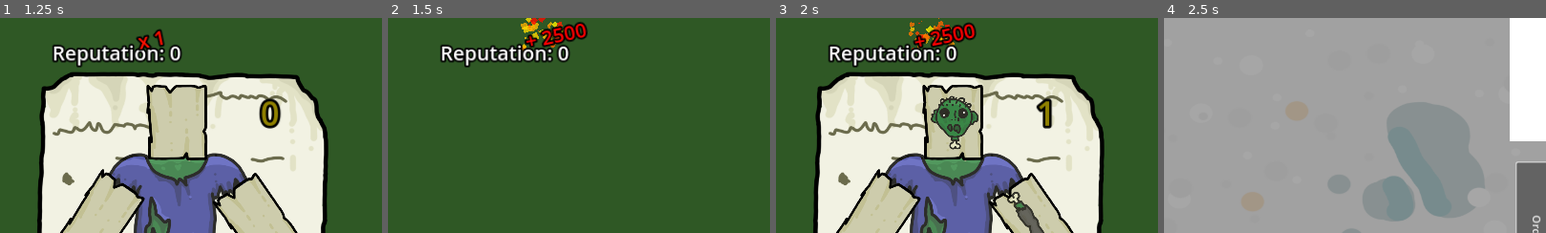
Above: before the commit, frames 1-4 (left to right).
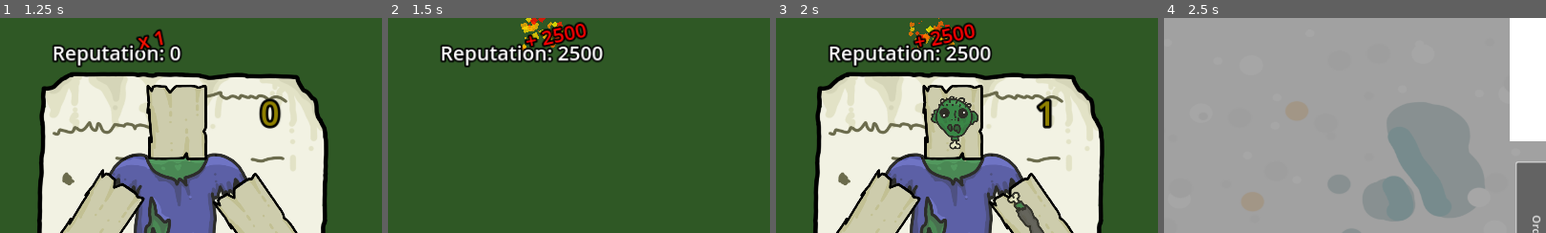
Above: after the commit, the same moments.

Repository: FakeAppleSauce/Minigame-Jam-Game
Game: Godot game, scene res://Scenes/home_page.tscn
Two runs of this game, one before a commit and one after it. Both use one fixed random seed, a clock stepped at 60 frames per second and the inputs below.
Inputs (mouse positions are % of the whole screen's width and height, from its top left):
- Up to frame 1 (1.25 s): click "Begin" at 0.5 s
- Up to frame 2 (1.5 s): click (13, 84) at 1.25 s
- Up to frame 3 (2 s): no input
- Up to frame 4 (2.5 s): click "Work Bench" at 2 s
The pictures show only the part of the screen within x 49-99%, y 0-50%; the shares and areas given below are measured in that part.

Frame 1 is identical in both runs. In frame 2, 0.8% of the frame differs, in the area x 44-57%, y 12-21%; in frame 3, 0.8%; in frame 4, nothing differs.

Commit message:
finalized tutorial + improvements

Diff:
--- a/Code/control.gd
+++ b/Code/control.gd
@@ -50,22 +50,23 @@
 
 	if Global.tutorialOn == true:
 		if Input.is_action_just_pressed("Dialogue"):
-			if Global.nextDialogue == "unlocked" && Global.currentDialogue != 34 and Global.currentDialogue != 43 and Global.currentDialogue != 51 and Global.currentDialogue != 58 and Global.currentDialogue < 65:
+			print(Global.currentDialogue)
+			if Global.nextDialogue == "unlocked" && Global.currentDialogue != 35 and Global.currentDialogue != 44 and Global.currentDialogue != 52 and Global.currentDialogue != 59 and Global.currentDialogue != 65 and Global.currentDialogue < 70:
 				speech_text.visible_ratio = 0
 				Global.currentDialogue += 1
 				speech_text.text = Global.dialogues[Global.currentDialogue]
 				speech_bubble.position = Global.dialoguePositions[Global.currentDialogue]
 
 				startNewDialogue()
-			elif Global.currentDialogue == 34:
-				speech_text.visible_ratio = 1
-				Global.currentDialogue = 35
-				speech_text.text = Global.dialogues[Global.currentDialogue]
-				speech_bubble.visible = false
-				Global.nextDialogue = "locked"
-				Global.nextSectionUnlocked = true
-
-			elif Global.currentDialogue == 43:
+			elif Global.currentDialogue == 35:
+				speech_text.visible_ratio = 1
+				Global.currentDialogue = 36
+				speech_text.text = Global.dialogues[Global.currentDialogue]
+				speech_bubble.visible = false
+				Global.nextDialogue = "locked"
+				Global.nextSectionUnlocked = true
+
+			elif Global.currentDialogue == 44:
 				speech_text.visible_ratio = 1
 				Global.currentDialogue = 45
 				speech_text.text = Global.dialogues[Global.currentDialogue]
@@ -73,7 +74,7 @@
 				Global.nextDialogue = "locked"
 				Global.nextSectionUnlocked = true
 
-			elif Global.currentDialogue == 51:
+			elif Global.currentDialogue == 52:
 				speech_text.visible_ratio = 1
 				Global.currentDialogue = 53
 				speech_text.text = Global.dialogues[Global.currentDialogue]
@@ -81,13 +82,27 @@
 				Global.nextDialogue = "locked"
 				Global.nextSectionUnlocked = true
 
-			elif Global.currentDialogue == 58:
-				speech_text.visible_ratio = 1
-				Global.currentDialogue = 59
-				speech_text.text = Global.dialogues[Global.currentDialogue]
-				speech_bubble.visible = false
-				Global.nextDialogue = "locked"
-				Global.nextSectionUnlocked = true
+			elif Global.currentDialogue == 59:
+				speech_text.visible_ratio = 1
+				Global.currentDialogue = 60
+				speech_text.text = Global.dialogues[Global.currentDialogue]
+				speech_bubble.visible = false
+				Global.nextDialogue = "locked"
+				Global.nextSectionUnlocked = true
+
+			elif Global.currentDialogue == 65:
+				speech_text.visible_ratio = 1
+				Global.currentDialogue = 66
+				speech_text.text = Global.dialogues[Global.currentDialogue]
+				speech_bubble.visible = false
+				Global.nextDialogue = "locked"
+				Global.nextSectionUnlocked = true
+
+			elif Global.currentDialogue == 70:
+				speech_bubble.visible = false
+				Global.nextDialogue = "locked"
+				Global.nextSectionUnlocked = true
+
 
 
 
@@ -139,40 +154,48 @@
 			for j in 5:
 				pass
 
-	if goods == 5:
-		if Global.orderNumber != 0 && Global.orderNumber != 5 && Global.orderNumber != 9 && Global.orderNumber != 13 && Global.orderNumber != 17:
+	if goods >= 5:
+		if Global.orderNumber != 0 && Global.orderNumber != 5 && Global.orderNumber != 9 && Global.orderNumber != 13 && Global.orderNumber != 17 && Global.orderNumber != 24 or Global.tutorialOn == false:
 			Global.repAmount += round(50 * order_screen.repMultiplier)
+			if round(50 * order_screen.repMultiplier) < 0:
+				Global.infractions = 5
+
 			if Global.orderNumber == 1:
 				Global.repAmount -= 1
 			change_counters("rep")
-		else:
+
+
+		elif Global.orderNumber == 0:
 			Global.repAmount = 1
+
 		Global.orderNumber += 1
 
 
-		if Global.orderNumber == 5 or Global.orderNumber == 9 or Global.orderNumber == 13 or Global.orderNumber == 17:
-			Global.nextDialogue = "unlocked"
-			speech_bubble.visible = true
-			startNewDialogue()
-			Global.currentOrder["head"] = "null"
-			Global.currentOrder["leftArm"] = "null"
-			Global.currentOrder["leftFoot"] = "null"
-			Global.currentOrder["rightFoot"] = "null"
-			if Global.orderNumber == 5:
-				Global.currentOrder["rightArm"] = "grow"
-			elif Global.orderNumber == 9:
-				Global.currentOrder["rightArm"] = "metal"
-			elif Global.orderNumber == 13:
-				Global.currentOrder["rightArm"] = "duplicate"
-			elif Global.orderNumber == 17:
-				Global.currentOrder["rightArm"] = "animal"
-
-
-		else:
-			goods = 0
-			order_screen._on_rep_timer_timeout()
-			order_screen.repMultiplier = 50
-			change_counters("repMultiplier")
+		if Global.tutorialOn == true:
+			if Global.orderNumber == 5 or Global.orderNumber == 9 or Global.orderNumber == 13 or Global.orderNumber == 17 or Global.orderNumber == 24:
+				Global.nextDialogue = "unlocked"
+				speech_bubble.visible = true
+				startNewDialogue()
+				Global.currentOrder["head"] = "null"
+				Global.currentOrder["leftArm"] = "null"
+				Global.currentOrder["leftFoot"] = "null"
+				Global.currentOrder["rightFoot"] = "null"
+				if Global.orderNumber == 5:
+					Global.currentOrder["rightArm"] = "grow"
+				elif Global.orderNumber == 9:
+					Global.currentOrder["rightArm"] = "metal"
+				elif Global.orderNumber == 13:
+					Global.currentOrder["rightArm"] = "duplicate"
+				elif Global.orderNumber == 17:
+					Global.currentOrder["rightArm"] = "animal"
+				elif Global.orderNumber == 24:
+					Global.currentOrder["rightArm"] = "null"
+
+
+		goods = 0
+		order_screen._on_rep_timer_timeout()
+		order_screen.repMultiplier = 50
+		change_counters("repMultiplier")
 		Global.createNewOrder()
 		await get_tree().create_timer(0.5).timeout
 		deleteAttachedLimbs.emit()
@@ -196,21 +219,21 @@
 		change_counters("infractions")
 		goods = 0
 
-		if Global.infractions >= 5:
-			Global.infractions = 0
-			Global.currentOrder = {
-				"head": "null",
-				"leftArm": "null",
-				"rightArm": "null",
-				"leftFoot": "null",
-				"rightFoot": "null"
-			}
-			Global.repAmount = 0
-			order_screen.repMultiplier = 0
-			Global.orderNumber = 0
-			Global.currentDialogue = 0
-			await get_tree().create_timer(0.1).timeout
-			get_tree().change_scene_to_file("res://Scenes/home_page.tscn")
+	if Global.infractions >= 5:
+		Global.infractions = 0
+		Global.currentOrder = {
+			"head": "null",
+			"leftArm": "null",
+			"rightArm": "null",
+			"leftFoot": "null",
+			"rightFoot": "null"
+		}
+		Global.repAmount = 0
+		order_screen.repMultiplier = 0
+		Global.orderNumber = 0
+		Global.currentDialogue = 0
+		await get_tree().create_timer(0.1).timeout
+		get_tree().change_scene_to_file("res://Scenes/home_page.tscn")
 
 
 
@@ -232,7 +255,11 @@
 		infraction_counter.self_modulate.r = 1 - 1.00/4 * (Global.infractions - 3)
 
 	elif counter == "repMultiplier":
-		rep_multiplier.text = "+ " + str(round(50 * order_screen.repMultiplier))
+		if order_screen.repMultiplier <= 0:
+			rep_multiplier.text = "- " + str(round(abs(50 * order_screen.repMultiplier)))
+		else:
+			rep_multiplier.text = "+ " + str(round(abs(50 * order_screen.repMultiplier)))
+
 		rep_multiplier.add_theme_color_override("font_color", Color(1, 1- 1.00/50 * (order_screen.repMultiplier), 1 - 1.00/50 * (order_screen.repMultiplier), 1))
 		multiplierCurrentShake = order_screen.repMultiplier/10
 		multiplier_particles.scale_amount_max = 10.0000/50 * order_screen.repMultiplier
--- a/Code/global.gd
+++ b/Code/global.gd
@@ -112,6 +112,7 @@
 	#Wait for input
 	"On your top right, you'll see a reputation counter.",
 	"The faster you finish up these orders, the more reputation you'll receive. Lets see how high you can you get",
+	"If your rep ever goes into the negatives, however, you will be fired. So DONT lets this happen",
 	"Finally, be careful. IF you attempt to send me any wrong order, you WILL get an infraction",
 	"Once you collect 5 of these, you will be terminated. So Dont.",
 	"Welp! besides that, you should know the basics, lets start off with some basic orders shall we?",
@@ -123,7 +124,7 @@
 	"Remember those needles I spoke of before? Well we're gonna need to start using them if we want a chance at stopping this.",
 	"If you go to your work bench real quick...",
 	"At the bottom of your screen, you will see an assortment of needles.",
-	"Right now, we're gonna start using the growing syrum. This is the blue one.",
+	"Right now, we're gonna start using the growing serum. This is the blue one.",
 	"This will enlarge the limb and make it stronger",
 	"All you have to do is click and drag a needle from the shelf below onto a limb for the limb to get the effect",
 	"Go ahead and attach this new limb to the right arm like the order paper I sent shows you",
@@ -134,25 +135,30 @@
 	"Ima start sending you orders for a new limb type.",
 	"This new limb type is the metal effect.",
 	"Hopefully these make the zombies stand up more against attacks.",
-	"The grey needle contains the syrum for this effect",
+	"The grey needle contains the serum for this effect",
 	"Go ahead and try it out and send me over the order I sent",
 	"Good work so far kid, but get ready for some big challenges coming up",
 	#duplicate intro 49
 	"AAAAAAAAAAAAAAAAAAAAAAH",
 	"*ahem* sorry kid, but these zombies are not even budging with these artificial zombies were making",
-	"I'm going to start testing out a very experimental syrum",
-	"In the purple needle, there is a duplication syrum",
-	"This syrum will multiply the amount of parts the limbs have",
+	"I'm going to start testing out a very experimental serum",
+	"In the purple needle, there is a duplication serum",
+	"This serum will multiply the amount of parts the limbs have",
 	"Hopefully this will make it harder to kill our zombie clones",
 	"Go ahead and fufill the practice order I sent you and get back to work",
 	#animal intro 56
 	"Ok kid. We're starting to get somewhere but we need that final blow",
-	"There is a 4th and final syrum I am going to test.",
+	"There is a 4th and final serum I am going to test.",
 	"It doesn't even have a name yet but it is in that orange needle",
 	"It makes the limb... I don't even know",
 	"it looks like the developer was too lazy to make a 4th texture but whatever",
-	"This is the strongest of the 4th syrums, go ahead and fufill this practice order with it and get back to work.",
+	"This is the strongest of the 4th serum, go ahead and fufill this practice order with it and get back to work.",
 	#exit
+	"AMAZING WORK KID",
+	"I knew I hired the right kid",
+	"Thanks to your help I was able to find the right zombie to contain the contamination with.",
+	"However, our work here is never done. If you would like, you can keep preparing bodies for the love of the game.",
+	"Your reputation has no bounds. Just go ahead and press that bell and start endless mode."
 ]
 
 var dialoguePositions = [
@@ -231,6 +237,27 @@
 
 	Vector2(14, 17),
 	Vector2(14, 17),
+	Vector2(14, 17),
+	Vector2(14, 17),
+	Vector2(14, 17),
+	Vector2(14, 17),
+	Vector2(14, 17),
+	Vector2(14, 17),
+	Vector2(14, 17),
+	Vector2(14, 17),
+	Vector2(14, 17),
+	Vector2(14, 17),
+	Vector2(14, 17),
+	Vector2(14, 17),
+	Vector2(14, 17),
+	Vector2(14, 17),
+	Vector2(14, 17),
+	Vector2(14, 17),
+	Vector2(14, 17),
+	Vector2(14, 17),
+	Vector2(14, 17),
+	Vector2(14, 17),
+	Vector2(14, 17),
 ]
 
 
@@ -247,7 +274,7 @@
 	pass
 
 func createNewOrder():
-	if orderNumber != 5 && orderNumber != 9 && orderNumber != 13 && orderNumber != 17:
+	if orderNumber != 5 && orderNumber != 9 && orderNumber != 13 && orderNumber != 17 && orderNumber != 24:
 		for i in 5:
 			currentOrder[limbs[i - 1]] = unlockedEffects[randi_range(0, len(unlockedEffects)) - 1]
 	else:
--- a/Code/home_page.gd
+++ b/Code/home_page.gd
@@ -16,8 +16,6 @@
 	get_tree().change_scene_to_file("res://Scenes/MainGame.tscn")
 	if tutorial.is_pressed() == true:
 		Global.tutorialOn = true
-		print(Global.tutorialOn)
 
 	else:
 		Global.tutorialOn = false
-		print(Global.tutorialOn)
--- a/Code/limb.gd
+++ b/Code/limb.gd
@@ -86,7 +86,6 @@
 			Global.currentBuildStatus[tempVar[0]]["ID"] = null
 			Global.currentBuildStatus[tempVar[0]]["effect"] = "null"
 			Global.currentBuildStatus[tempVar[0]]["occupied"] = false
-			print(tempVar)
 			if tempVar[0] == "head":
 				order_screen.head_connector_sprite.visible = true
 			elif tempVar[0] == "leftArm":
--- a/Code/needle.gd
+++ b/Code/needle.gd
@@ -33,7 +33,7 @@
 
 
 func _on_body_entered(body: Node2D) -> void:
-	if body.get_parent().name == "limbs":
+	if body.get_parent().name == "Limbs":
 		if alreadyEntered == false:
 			alreadyEntered = true
 			while Input.is_action_pressed("Hold"):
--- a/Code/order_screen.gd
+++ b/Code/order_screen.gd
@@ -207,7 +207,6 @@
 
 	ui.change_counters("order_number")
 	moveOrderPage = false
-	print(67)
 
 
 func _on_left_arm_connector_body_exited(body: Node2D) -> void:
@@ -241,10 +240,15 @@
 
 
 func _on_rep_timer_timeout() -> void:
-	if repMultiplier == 50:
-		await get_tree().create_timer(4).timeout
-
-	repMultiplier -= 0.2
-	rep_timer.wait_time = 0.2
-	ui.change_counters("repMultiplier")
-	rep_timer.start()
+	if Global.orderNumber != 5 && Global.orderNumber != 9 && Global.orderNumber != 13 && Global.orderNumber != 17:
+		if repMultiplier == 50:
+			await get_tree().create_timer(4).timeout
+
+		if Global.orderNumber <= 24:
+			repMultiplier -= 0.2
+			rep_timer.wait_time = 0.2
+		else:
+			repMultiplier -= 0.2 + 0.2 * ((Global.orderNumber - 24)/12.00000)
+			rep_timer.wait_time = 0.2
+		ui.change_counters("repMultiplier")
+		rep_timer.start()
--- a/Scenes/MainGame.tscn
+++ b/Scenes/MainGame.tscn
@@ -704,7 +704,6 @@
 [node name="Needle" parent="WorkBench/Needles" instance=ExtResource("4_ehaqp")]
 z_as_relative = false
 position = Vector2(180, -193)
-collision_layer = 3
 collision_mask = 32771
 
 [node name="UI" type="Control" parent="."]
--- a/Scenes/needle.tscn
+++ b/Scenes/needle.tscn
@@ -13,6 +13,8 @@
 [node name="Needle" type="Area2D"]
 z_index = 12
 scale = Vector2(1.5, 1.5)
+collision_layer = 3
+collision_mask = 3
 script = ExtResource("1_2d4rb")
 
 [node name="Sprite2D" type="Sprite2D" parent="."]
Binary file changed: index.icon.png
Not shown, changed: index.html
Not shown, changed: index.pck
